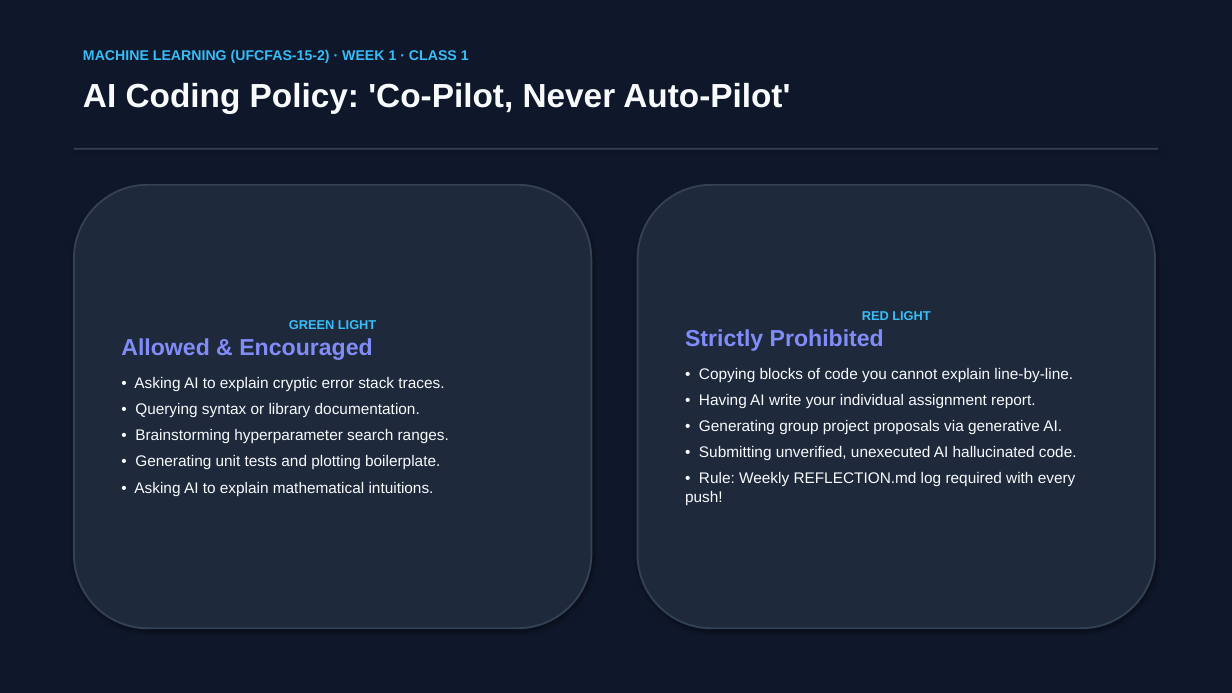
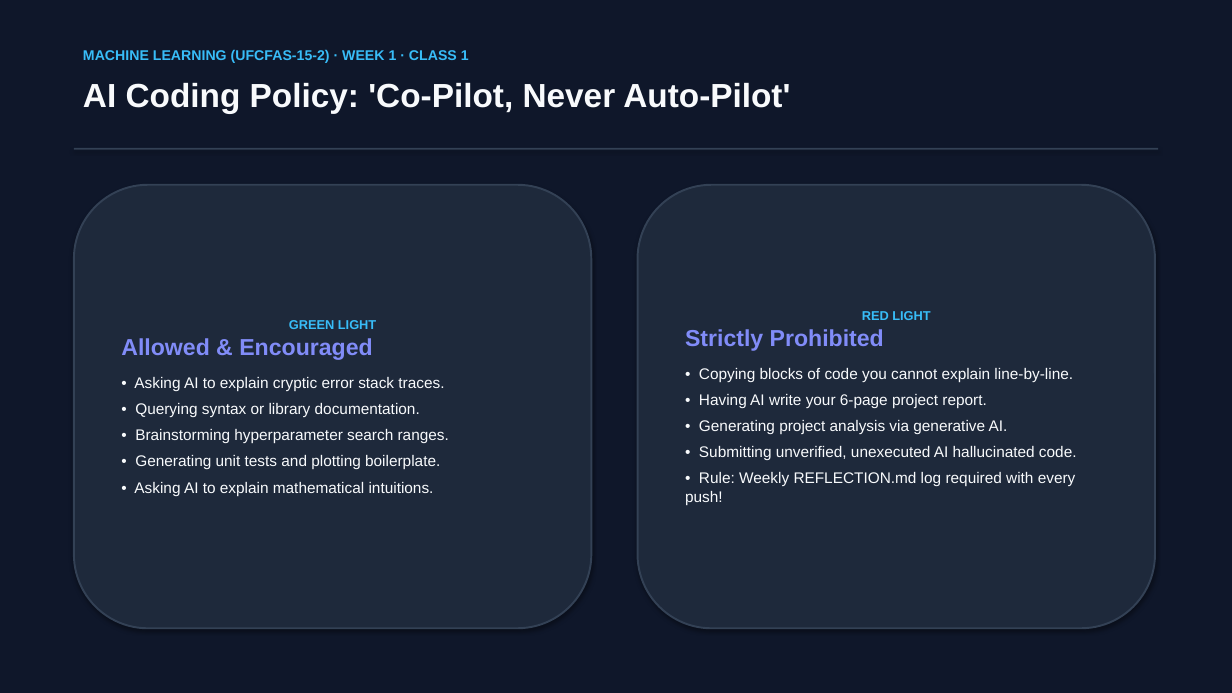
Before and after one commit to Sudan23/ml, a slide deck: slide 11 of neo_ML/slides/week1/Week_1_Class_1_Course_Introduction_and_Overview.pptx. Drawn at 1232x693 pixels with LibreOffice and Linux fonts; fonts in the diff are those of the drawing. Boxes give left, top, right and bottom in pixels: in the first picture for what was removed or moved away, otherwise in the second. Text is boxed around its words. In the diff, an @@ line names an element or a change of style, - is before the commit and + after.

Commit message:
fix(spec): align with approved UWE module spec (Level 5, 100% individual project, software + 6-page report)

```diff
--- a/neo_ML/slides/week1/Week_1_Class_1_Course_Introduction_and_Overview.pptx
+++ b/neo_ML/slides/week1/Week_1_Class_1_Course_Introduction_and_Overview.pptx
@@ text in rounded rectangle at bbox=[699, 394, 1008, 434]: text changed @@
-• Having AI write your individual assignment report.
-• Generating group project proposals via generative AI.
+• Having AI write your 6-page project report.
+• Generating project analysis via generative AI.
```
Also in this commit, not shown: 9 other slides changed, 6 other files.
